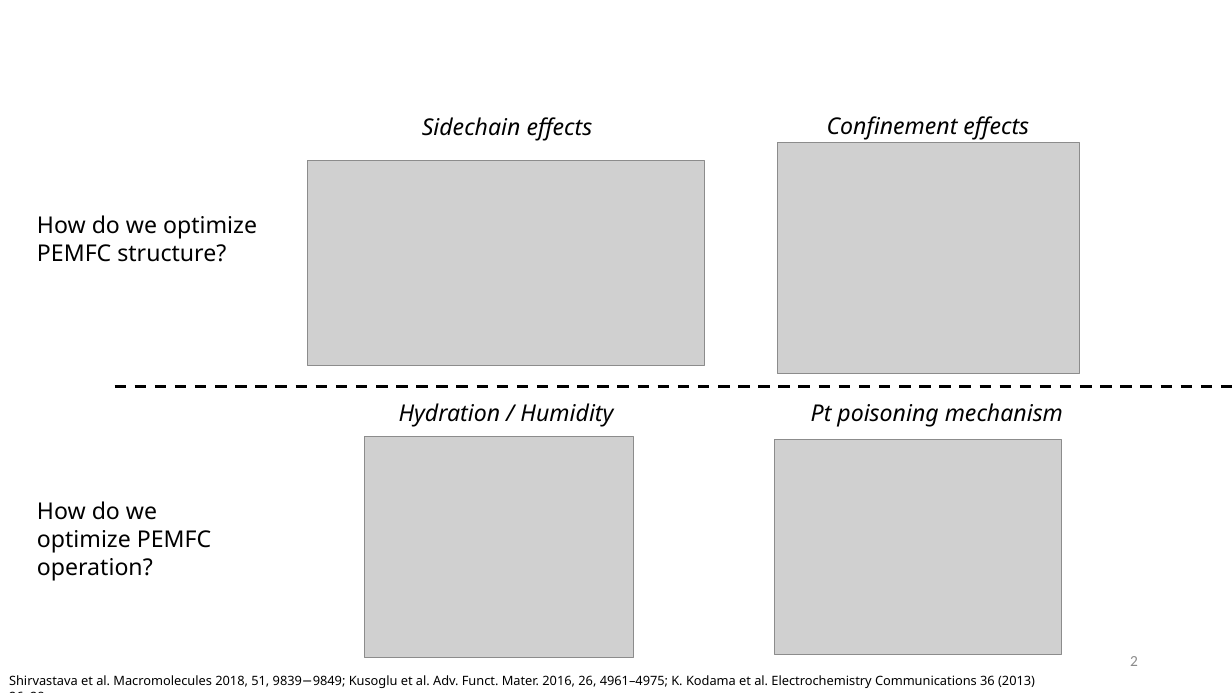
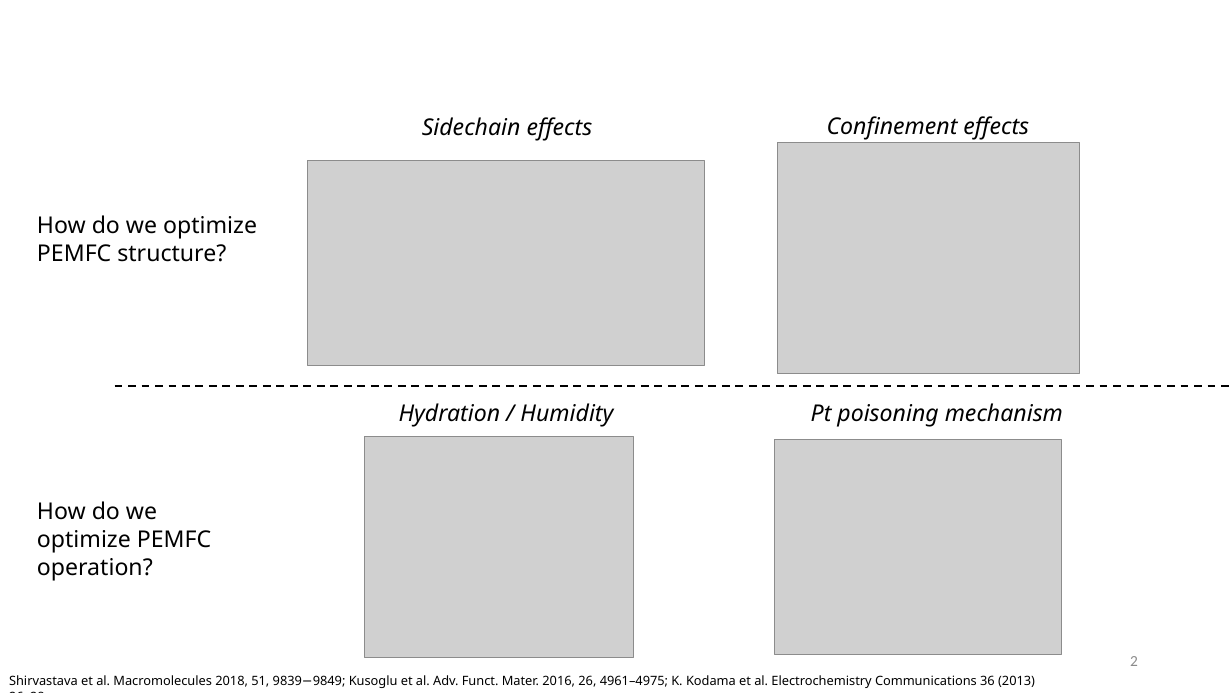
Before and after one commit to tyokokur/presentations, a slide deck: slide 2 of 20240722 NAF Intro.pptx. Drawn at 1232x693 pixels with LibreOffice and Linux fonts; fonts in the diff are those of the drawing; grey boxes stand for pictures; background and template pictures are left out. Boxes give left, top, right and bottom in pixels: in the first picture for what was removed or moved away, otherwise in the second. Text is boxed around its words. In the diff, an @@ line names an element or a change of style, - is before the commit and + after.

```diff
--- a/20240722 NAF Intro.pptx
+++ b/20240722 NAF Intro.pptx
@@ line (115, 386) - (1232, 386): stroke #000000 2.25 pt dashed to #000000 1.5 pt dashed @@
```
Also in this commit, not shown: 1 slide added.
